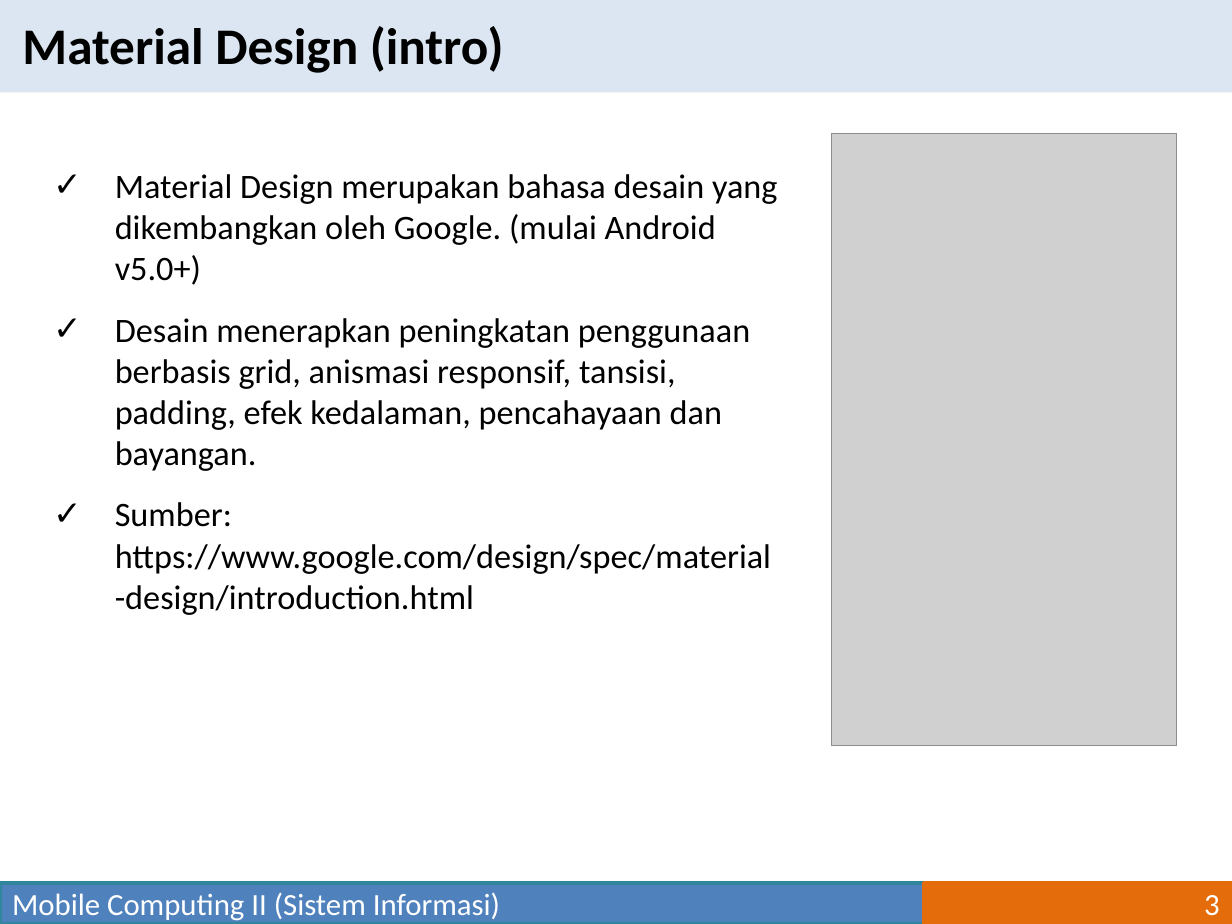
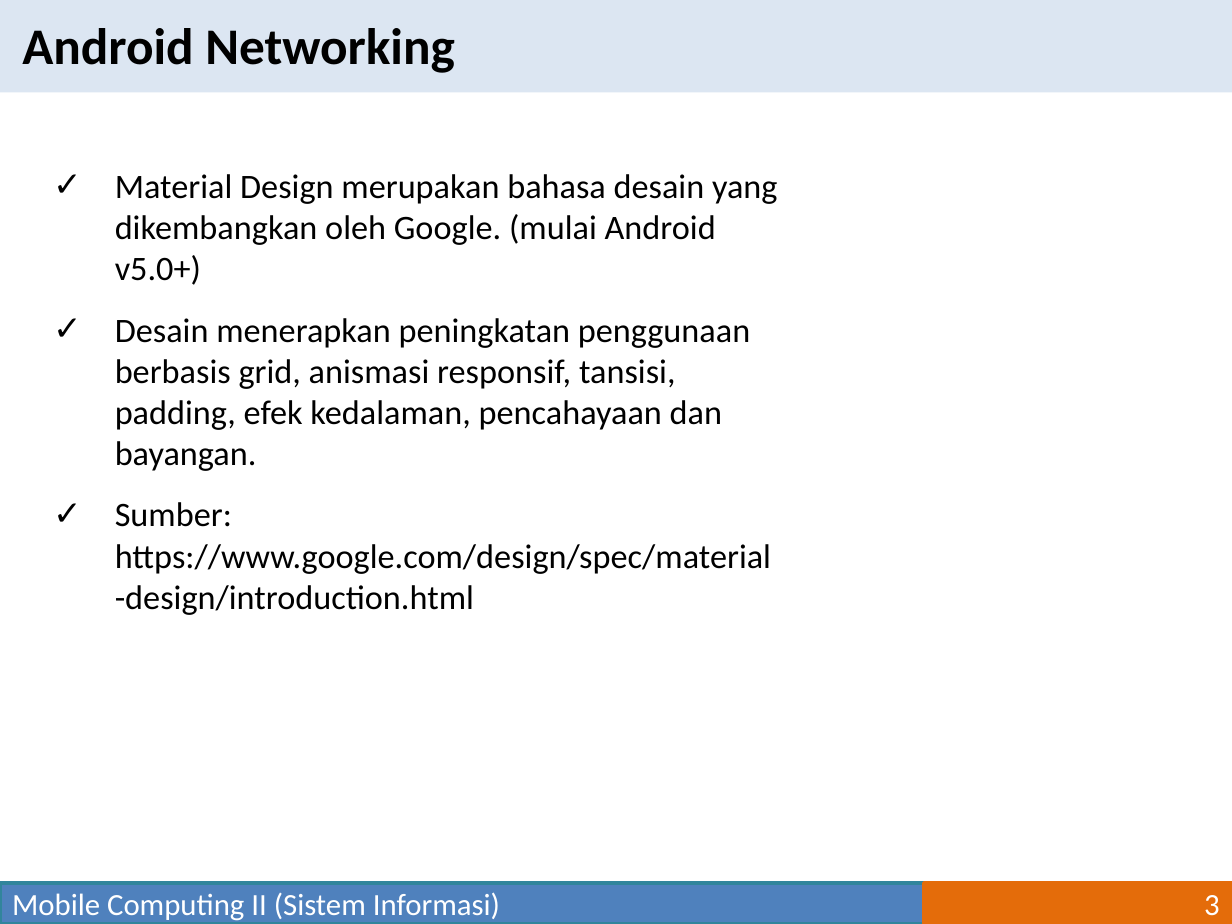
Before and after one commit to mpriyonots/Mobile-Computing-II, a slide deck: slide 3 of materi/Mobile Computing II-05.pptx. Drawn at 1232x924 pixels with LibreOffice and Linux fonts; fonts in the diff are those of the drawing; grey boxes stand for pictures. Boxes give left, top, right and bottom in pixels: in the first picture for what was removed or moved away, otherwise in the second. Text is boxed around its words. In the diff, an @@ line names an element or a change of style, - is before the commit and + after.

```diff
--- a/materi/Mobile Computing II-05.pptx
+++ b/materi/Mobile Computing II-05.pptx
@@ text at <box>22,28,455,73</box>: text changed @@
-Material Design (intro)
+Android Networking
@@ picture removed at <box>832,133,1177,745</box> @@
```
Also in this commit, not shown: 4 other files.
